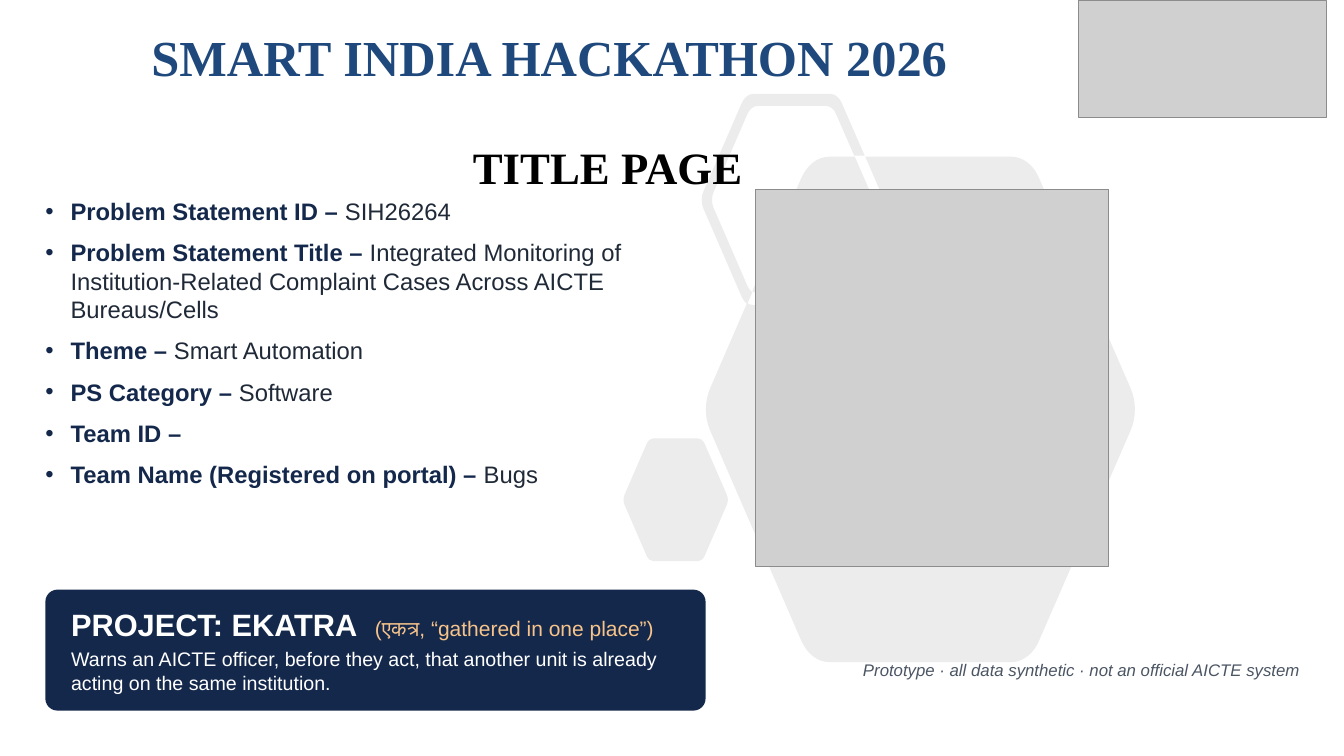
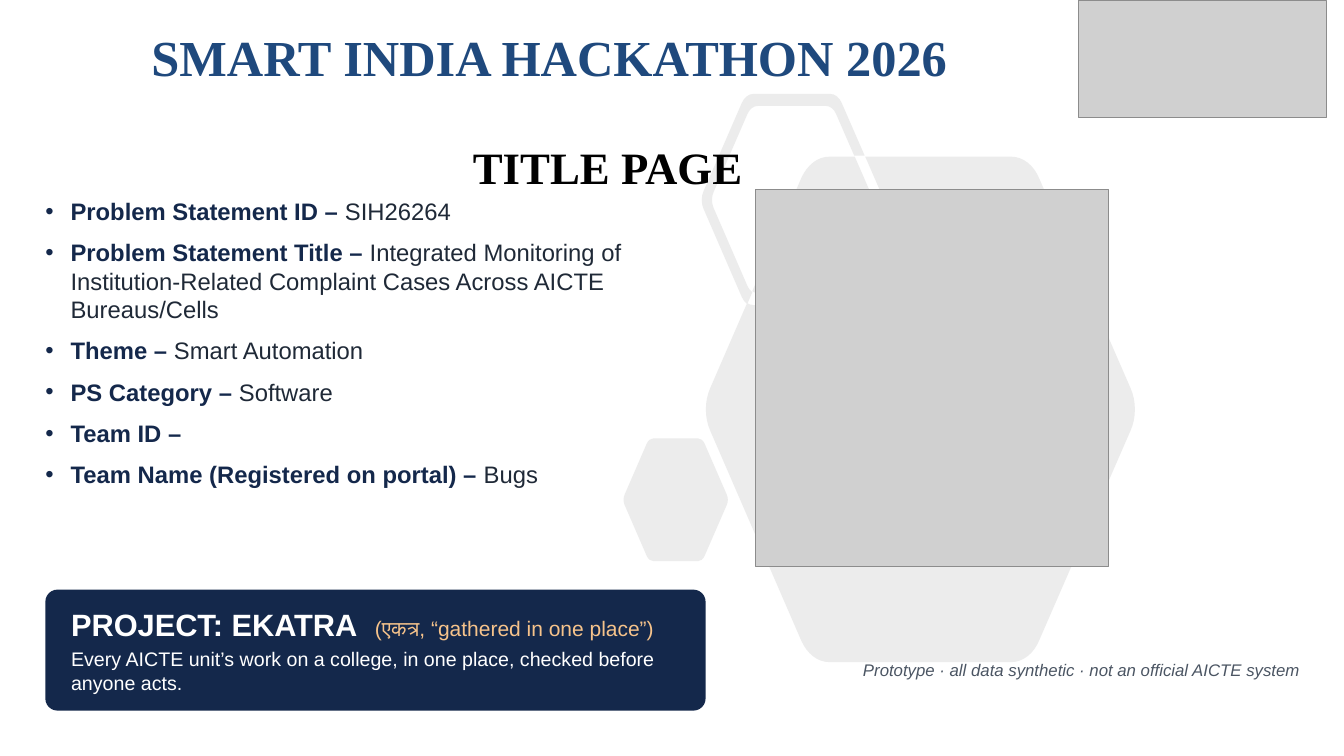
Before and after one commit to HakimK438/Ekatra, a slide deck: slide 1 of Ekatra_SIH26264_Team_Bugs.pptx. Drawn at 1344x756 pixels with LibreOffice and Linux fonts; fonts in the diff are those of the drawing; grey boxes stand for pictures. Boxes give left, top, right and bottom in pixels: in the first picture for what was removed or moved away, otherwise in the second. Text is boxed around its words. In the diff, an @@ line names an element or a change of style, - is before the commit and + after.

```diff
--- a/Ekatra_SIH26264_Team_Bugs.pptx
+++ b/Ekatra_SIH26264_Team_Bugs.pptx
@@ text in rounded rectangle at box(71, 651, 655, 694): text changed @@
-Warns an AICTE officer, before they act, that another unit is already acting on the same institution.
+Every AICTE unit’s work on a college, in one place, checked before anyone acts.
```
Also in this commit, not shown: 5 other slides changed, 1 other file.
